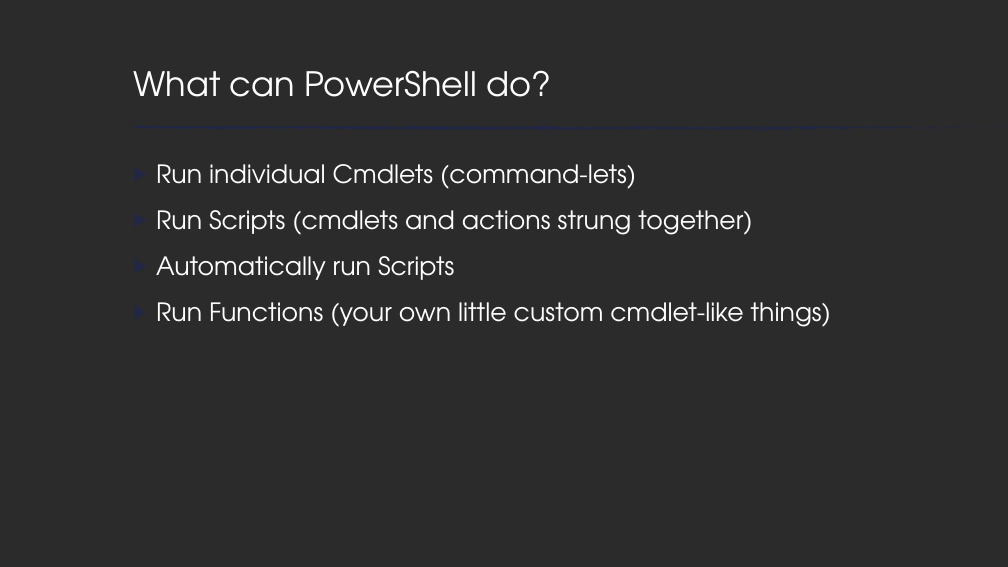
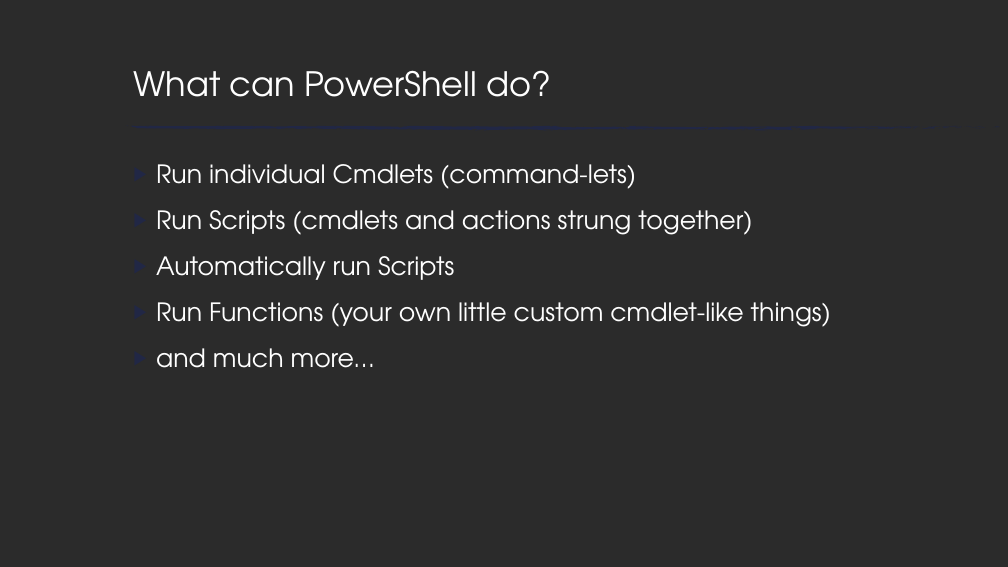
Before and after one commit to ryandcoates/bcc-ps101, a slide deck: slide 13 of bcc18-ps101.pptx (slide 12 before the commit). Drawn at 1008x567 pixels with LibreOffice and Linux fonts; fonts in the diff are those of the drawing; background and template pictures are left out; a plain dark background stands for a picture behind light text. Boxes give left, top, right and bottom in pixels: in the first picture for what was removed or moved away, otherwise in the second. Text is boxed around its words. In the diff, an @@ line names an element or a change of style, - is before the commit and + after.

```diff
--- a/bcc18-ps101.pptx
+++ b/bcc18-ps101.pptx
@@ text at (156, 348, 375, 368): paragraph added @@
+▶ and much more…
```
Also in this commit, not shown: 1 other slide changed, 4 slides added.
